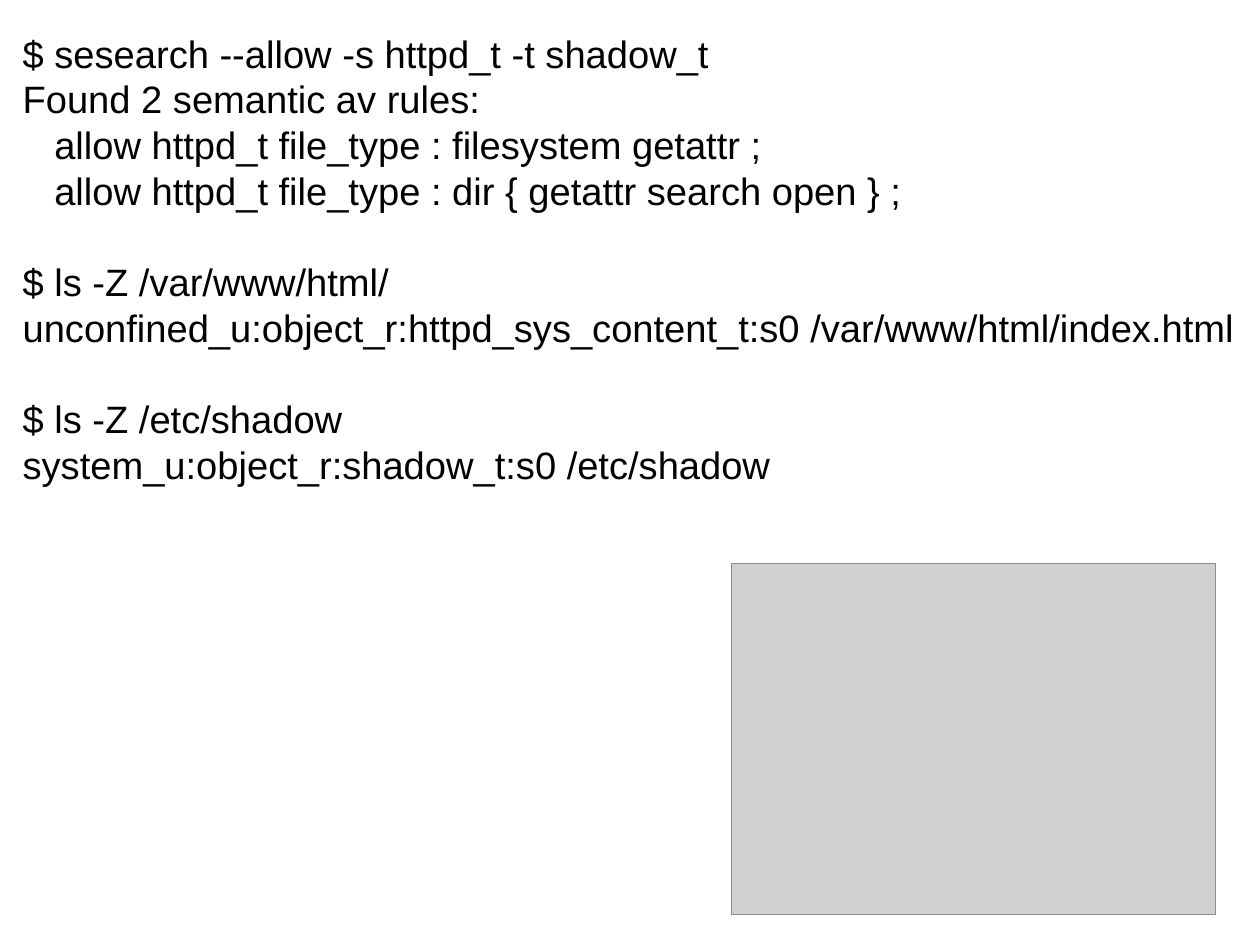
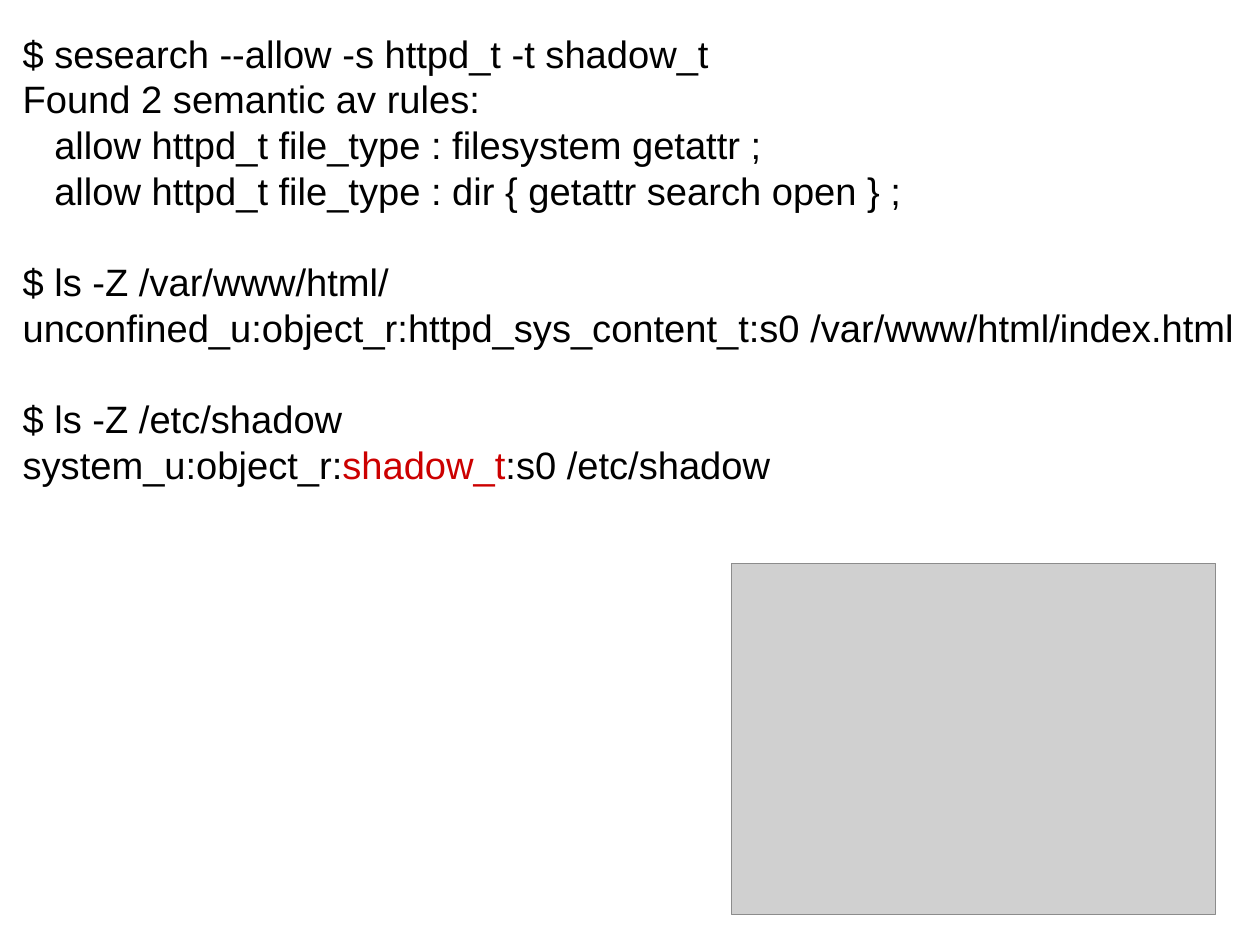
Before and after one commit to laubersm/LauberSolutions, a slide deck: slide 12 of SELinux/ItsAboutTheLabels-screen4-3.odp (slide 9 before the commit). Drawn at 1260x945 pixels with LibreOffice and Linux fonts; fonts in the diff are those of the drawing; grey boxes stand for pictures. Boxes give left, top, right and bottom in pixels: in the first picture for what was removed or moved away, otherwise in the second. Text is boxed around its words. In the diff, an @@ line names an element or a change of style, - is before the commit and + after.

```diff
--- a/SELinux/ItsAboutTheLabels-screen4-3.odp
+++ b/SELinux/ItsAboutTheLabels-screen4-3.odp
@@ text at (23,451,770,487): text colour #000000 to #CC0000 in "system_u:object_r:shadow_t:s0" @@
```
Also in this commit, not shown: 7 other slides changed, 6 slides added, 2 other files.
